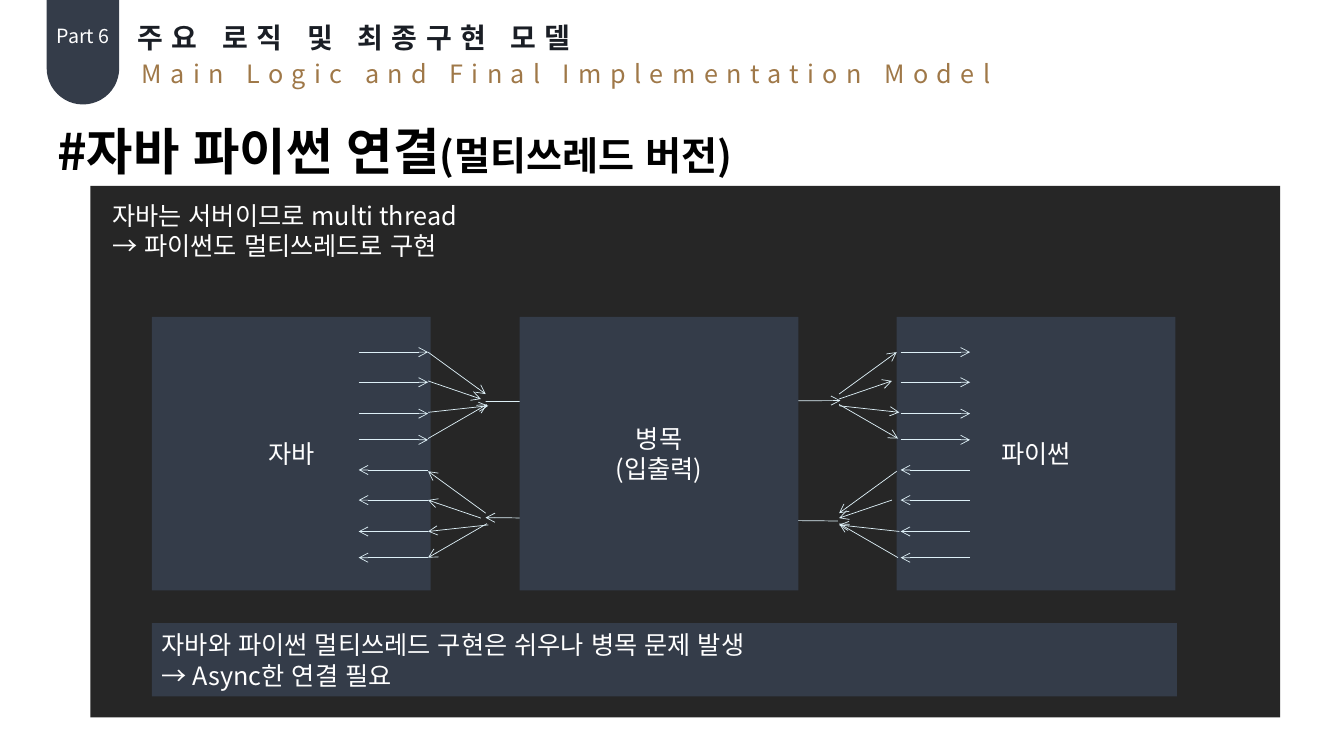
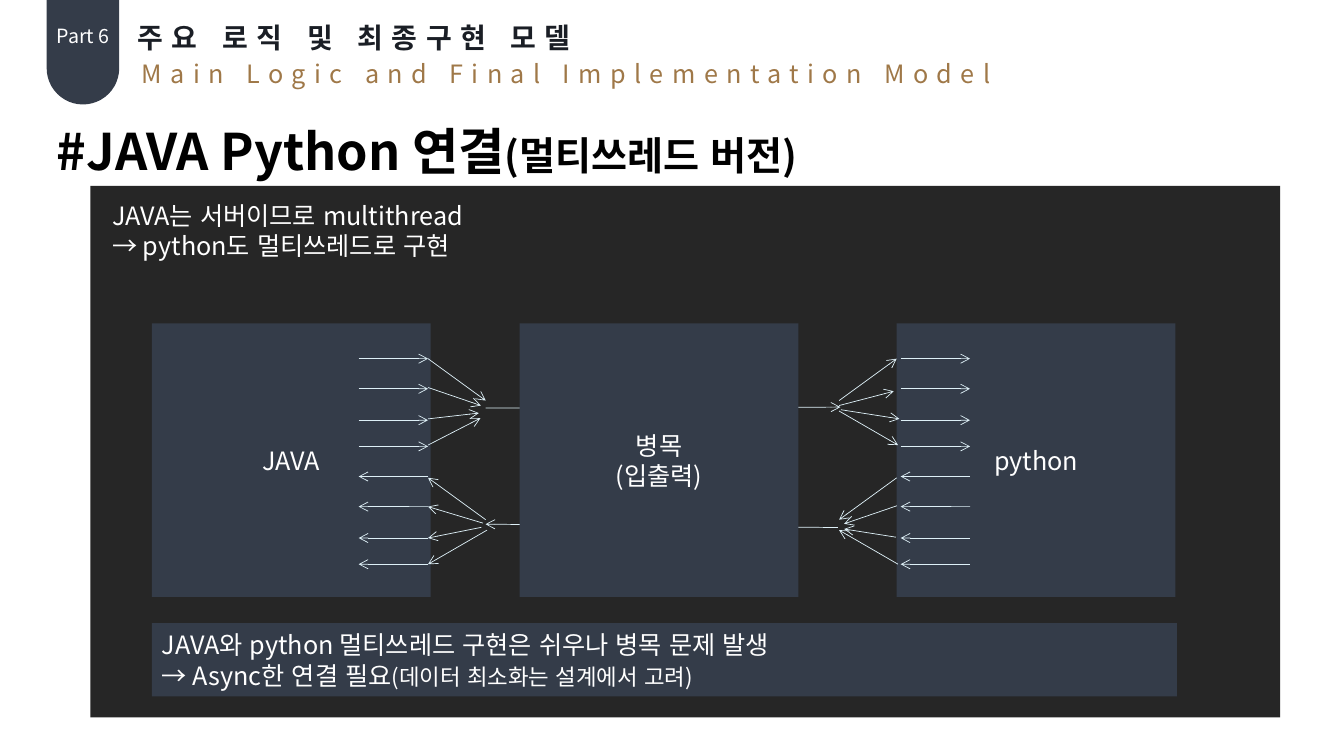
Before and after one commit to Hoonys101/bigdata, a slide deck: slide 26 of 최종.pptx (slide 23 before the commit). Drawn at 1344x756 pixels with LibreOffice and Linux fonts; fonts in the diff are those of the drawing. Boxes give left, top, right and bottom in pixels: in the first picture for what was removed or moved away, otherwise in the second. Text is boxed around its words. In the diff, an @@ line names an element or a change of style, - is before the commit and + after.

```diff
--- a/최종.pptx
+++ b/최종.pptx
@@ text at bbox=[57, 127, 798, 182]: text changed; size 28 to 36 pt @@
-#자바 파이썬 연결(멀티쓰레드 버전)
+#JAVA Python 연결(멀티쓰레드 버전)
@@ text at bbox=[112, 204, 463, 261]: text changed @@
-자바는 서버이므로 multi thread
-→ 파이썬도 멀티쓰레드로 구현
+JAVA는 서버이므로 multithread
+→ python도 멀티쓰레드로 구현
@@ 27 arrows, 3 rectangles: place and size @@
-27 arrows, 3 rectangles at bbox=[152, 317, 1177, 590]
+27 arrows, 3 rectangles at bbox=[152, 324, 1177, 597]
@@ arrow moved from (429, 412) - (488, 406) to (429, 419) - (479, 413) @@
@@ arrow moved from (429, 439) - (487, 404) to (429, 446) - (481, 418) @@
@@ arrow moved from (892, 381) - (839, 399) to (894, 391) - (839, 405) @@
@@ arrow moved from (899, 412) - (839, 406) to (899, 419) - (841, 409) @@
@@ text in rectangle at bbox=[262, 451, 320, 471]: text changed @@
-자바
+JAVA
@@ text in rectangle at bbox=[994, 450, 1078, 476]: text changed @@
-파이썬
+python
@@ arrow moved from (892, 500) - (839, 518) to (897, 506) - (844, 524) @@
@@ arrow moved from (429, 531) - (488, 525) to (429, 538) - (482, 527) @@
@@ arrow moved from (899, 531) - (839, 525) to (896, 537) - (845, 529) @@
@@ text in rectangle at bbox=[162, 633, 769, 691]: text changed @@
-자바와 파이썬 멀티쓰레드 구현은 쉬우나 병목 문제 발생
-→ Async한 연결 필요
+JAVA와 python 멀티쓰레드 구현은 쉬우나 병목 문제 발생
+→ Async한 연결 필요(데이터 최소화는 설계에서 고려)
```
Also in this commit, not shown: 32 other slides changed, 3 slides added.
